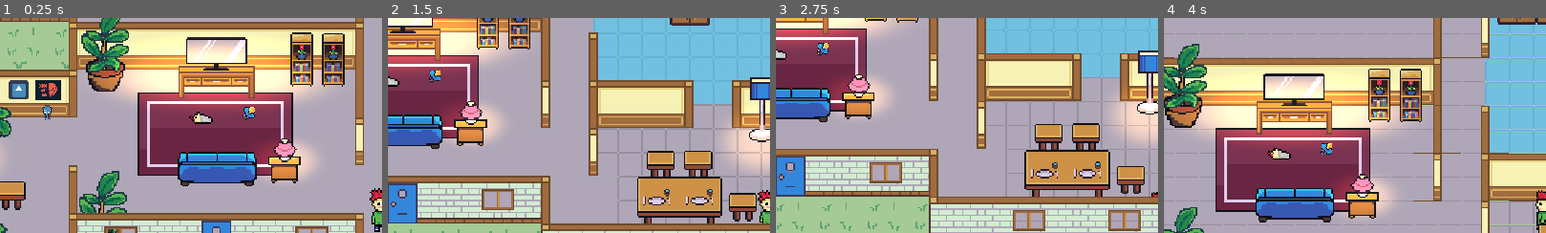
Above: before the commit, frames 1-4 (left to right).
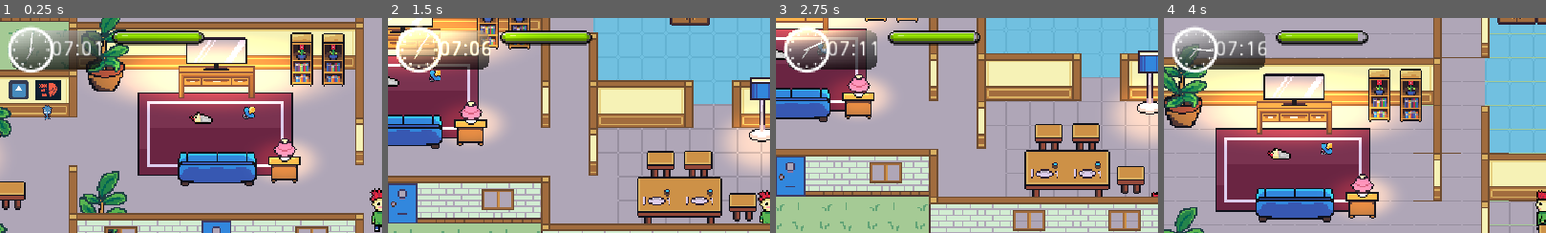
Above: after the commit, the same moments.

Repository: kevinms/godot-wild-jam-24
Game: Godot game, scene res://HouseV2.tscn
Two runs of this game, one before a commit and one after it. Both use one fixed random seed, a clock stepped at 60 frames per second and the inputs below. This scene is started directly instead of the project's main scene. The engine's default icon, where the game draws it, is replaced by a stand-in: a white triangle on a blue panel in a dark square.
Inputs:
- Up to frame 1 (0.25 s): no input
- Up to frame 2 (1.5 s): tap Enter at 0.5 s; hold Right (ui_right) 0.53-1.28 s; hold Down (ui_down) from 1.28 s (still down)
- Up to frame 3 (2.75 s): release Down (ui_down) at 2.03 s; hold Right (ui_right) from 2.03 s (still down)
- Up to frame 4 (4 s): tap Space at 2.75 s; release Right (ui_right) at 2.78 s; hold Up (ui_up) 2.78-3.53 s; tap Enter at 3.5 s; hold Left (ui_left) from 3.53 s (still down)
The pictures show only the part of the screen within x 0-50%, y 0-50%; the shares and areas given below are measured in that part.

The runs differ from the first frame. In frame 1, 5.9% of the frame differs, in the area x 2-54%, y 3-26%; in frame 2, 5.9%; in frame 3, 6.0%, in the area x 2-54%, y 4-26%; in frame 4, 5.4%.

Commit message:
Added time calculation and clock movement

Diff:
--- a/HouseV2.tscn
+++ b/HouseV2.tscn
@@ -29,7 +29,7 @@
 [ext_resource path="res://Furniture/Fridge.tscn" type="PackedScene" id=27]
 [ext_resource path="res://Furniture/KitchenSink.tscn" type="PackedScene" id=28]
 [ext_resource path="res://Furniture/KitchenCounter.tscn" type="PackedScene" id=29]
-[ext_resource path="res://GUI.tscn" type="PackedScene" id=30]
+[ext_resource path="res://UI/GUI.tscn" type="PackedScene" id=30]
 
 [sub_resource type="TileSet" id=1]
 0/name = "floor-tiles-v2.png 0"
@@ -406,7 +406,6 @@
 current = true
 
 [node name="GUI" parent="YSort/Player/Camera2D" instance=ExtResource( 30 )]
-visible = false
 margin_left = -255.212
 margin_top = -142.111
 margin_right = -110.212
--- a/Main.tscn
+++ b/Main.tscn
@@ -5,7 +5,7 @@
 [ext_resource path="res://Furniture/Crib.tscn" type="PackedScene" id=3]
 [ext_resource path="res://World/walls.png" type="Texture" id=4]
 [ext_resource path="res://Player.tscn" type="PackedScene" id=5]
-[ext_resource path="res://GUI.tscn" type="PackedScene" id=6]
+[ext_resource path="res://UI/GUI.tscn" type="PackedScene" id=6]
 
 [sub_resource type="TileSet" id=1]
 0/name = "grass-tile.png 0"
--- /dev/null
+++ b/UI/GUI.gd
@@ -0,0 +1,42 @@
+extends MarginContainer
+
+
+# Declare member variables here. Examples:
+# var a = 2
+# var b = "text"
+
+var hour = 0
+var minute = 0
+const INTERVAL = 1
+
+var energy = 100.0
+const ENERGYRATE = 0.8
+
+onready var numberElement = $HBoxContainer/Bars/Bar/Count/Number
+onready var energyGuageElement = $HBoxContainer/Bars/Bar/Guage
+onready var minHand = $HBoxContainer/Bars/Bar/Count/Title/MinuteHand
+onready var hourHand = $HBoxContainer/Bars/Bar/Count/Title/HourHand
+
+# Called when the node enters the scene tree for the first time.
+func _ready():
+	hour = 7
+	minute = 0
+	updateUI()
+
+func updateUI():
+	numberElement.text = "%02d:%02d" % [hour, minute]
+	energyGuageElement.value = energy
+	minHand.rect_rotation = minute/60.0*360
+	hourHand.rect_rotation = (hour/12.0 + minute/60.0/12 )*360
+
+
+func _on_Timer_timeout():
+	minute += INTERVAL
+	if minute > 60:
+		minute = 0
+		hour += 1
+	if hour > 12:
+		hour = 1
+
+	energy -= ENERGYRATE
+	updateUI()
--- a/GUI.tscn
+++ b/UI/GUI.tscn
@@ -1,9 +1,12 @@
-[gd_scene load_steps=5 format=2]
+[gd_scene load_steps=8 format=2]
 
-[ext_resource path="res://UI/clock_icon.png" type="Texture" id=1]
+[ext_resource path="res://UI/clock_minute_hand.png" type="Texture" id=1]
 [ext_resource path="res://UI/menu_bg.png" type="Texture" id=2]
 [ext_resource path="res://UI/green_bar.png" type="Texture" id=3]
 [ext_resource path="res://UI/bar_outline.png" type="Texture" id=4]
+[ext_resource path="res://UI/GUI.gd" type="Script" id=5]
+[ext_resource path="res://UI/clock_face.png" type="Texture" id=6]
+[ext_resource path="res://UI/clock_hour_hand.png" type="Texture" id=7]
 
 [node name="GUI" type="MarginContainer"]
 anchor_right = 1.0
@@ -11,9 +14,14 @@
 custom_constants/margin_top = 4
 custom_constants/margin_left = 4
 custom_constants/margin_bottom = 4
+script = ExtResource( 5 )
 __meta__ = {
 "_edit_use_anchors_": false
 }
+
+[node name="Timer" type="Timer" parent="."]
+wait_time = 0.25
+autostart = true
 
 [node name="HBoxContainer" type="HBoxContainer" parent="."]
 margin_left = 4.0
@@ -42,7 +50,26 @@
 [node name="Title" type="TextureRect" parent="HBoxContainer/Bars/Bar/Count"]
 margin_right = 65.0
 margin_bottom = 32.0
+texture = ExtResource( 6 )
+
+[node name="MinuteHand" type="TextureRect" parent="HBoxContainer/Bars/Bar/Count/Title"]
+margin_right = 40.0
+margin_bottom = 40.0
+rect_rotation = 360.0
+rect_pivot_offset = Vector2( 16, 16 )
 texture = ExtResource( 1 )
+__meta__ = {
+"_edit_use_anchors_": false
+}
+
+[node name="HourHand" type="TextureRect" parent="HBoxContainer/Bars/Bar/Count/Title"]
+margin_right = 40.0
+margin_bottom = 40.0
+rect_pivot_offset = Vector2( 16, 16 )
+texture = ExtResource( 7 )
+__meta__ = {
+"_edit_use_anchors_": false
+}
 
 [node name="Number" type="Label" parent="HBoxContainer/Bars/Bar/Count"]
 margin_top = 9.0
@@ -63,3 +90,4 @@
 margin_left = 137.0
 margin_right = 137.0
 margin_bottom = 32.0
+[connection signal="timeout" from="Timer" to="." method="_on_Timer_timeout"]
Binary file added: UI/clock_face.png
Not shown, added: UI/clock_face.png.import
Binary file added: UI/clock_hour_hand.png
Not shown, added: UI/clock_hour_hand.png.import
Binary file added: UI/clock_minute_hand.png
Not shown, added: UI/clock_minute_hand.png.import
Not shown, changed: UI/clock_icon.xcf
Not shown, changed: UI/green_bar.xcf
Not shown, changed: UI/menu_bg.xcf
